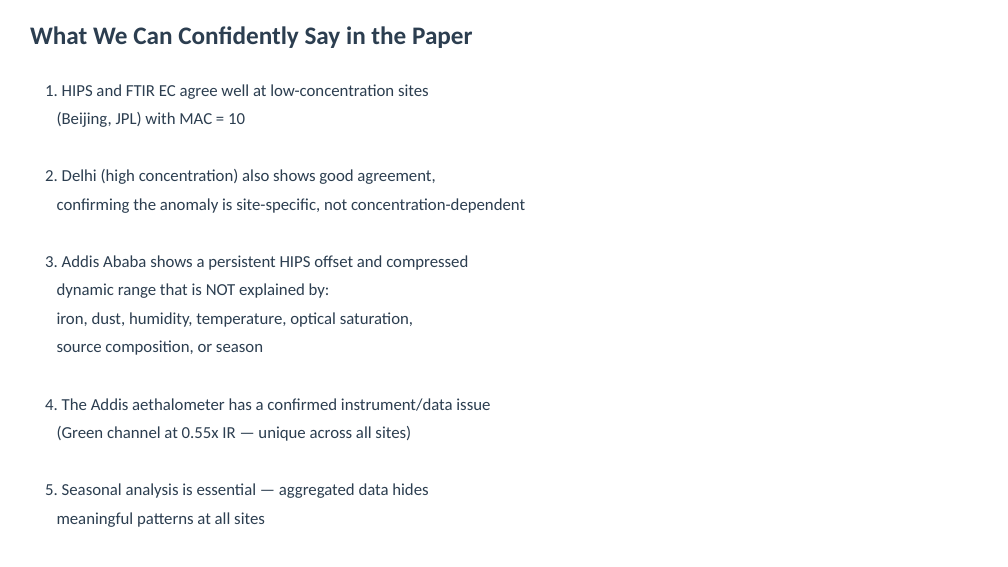
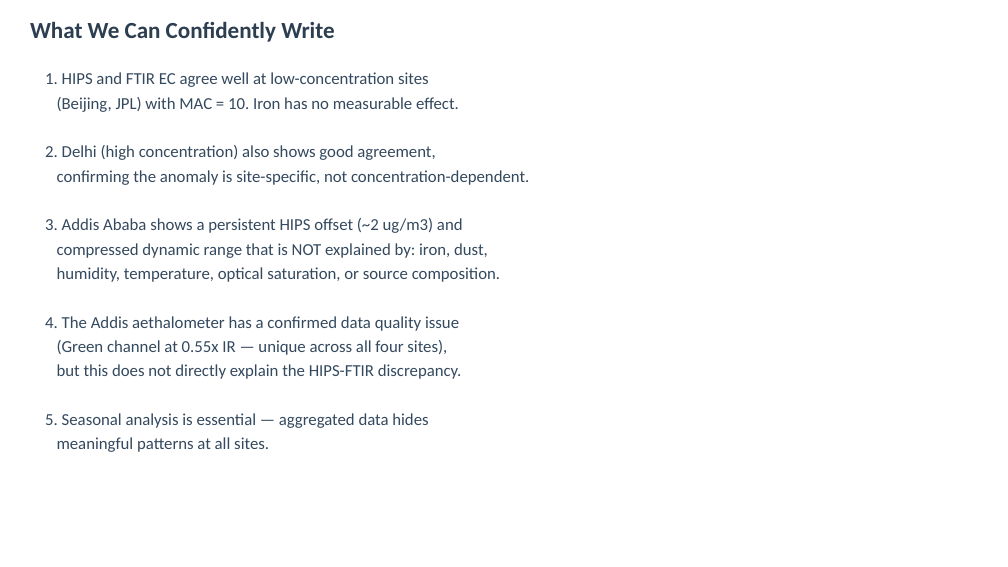
Before and after one commit to ahzs645/aethmodular, a slide deck: slide 11 of research/ftir_hips_chem/output/state_of_knowledge_presentation.pptx (slide 10 before the commit). Drawn at 1008x567 pixels with LibreOffice and Linux fonts; fonts in the diff are those of the drawing. Boxes give left, top, right and bottom in pixels: in the first picture for what was removed or moved away, otherwise in the second. Text is boxed around its words. In the diff, an @@ line names an element or a change of style, - is before the commit and + after.

```diff
--- a/research/ftir_hips_chem/output/state_of_knowledge_presentation.pptx
+++ b/research/ftir_hips_chem/output/state_of_knowledge_presentation.pptx
@@ text at (30, 21, 334, 42): text changed; size 24 to 22 pt @@
-What We Can Confidently Say in the Paper
+What We Can Confidently Write
@@ text "1. HIPS and FTIR EC ...": place and size @@
-text "1. HIPS and FTIR EC ..." at (45, 84, 525, 527)
+text "1. HIPS and FTIR EC ..." at (45, 72, 529, 452)
@@ text at (45, 72, 435, 428): text colour #2C3E50 to #34495E in "1. HIPS and FTIR EC agree well ...", "2. Delhi (high concentration) also shows good ...", "5. Seasonal analysis is essential — aggregated ..."; less space between paragraphs @@
@@ text at (57, 97, 459, 112): text changed; text colour #2C3E50 to #34495E @@
-(Beijing, JPL) with MAC = 10
+(Beijing, JPL) with MAC = 10. Iron has no measurable effect.
@@ text at (45, 170, 529, 379): text changed; text colour #2C3E50 to #34495E @@
-confirming the anomaly is site-specific, not concentration-dependent
-3. Addis Ababa shows a persistent HIPS offset and compressed
-dynamic range that is NOT explained by:
-iron, dust, humidity, temperature, optical saturation,
-source composition, or season
-4. The Addis aethalometer has a confirmed instrument/data issue
-(Green channel at 0.55x IR — unique across all sites)
+confirming the anomaly is site-specific, not concentration-dependent.
+3. Addis Ababa shows a persistent HIPS offset (~2 ug/m3) and
+compressed dynamic range that is NOT explained by: iron, dust,
+humidity, temperature, optical saturation, or source composition.
+4. The Addis aethalometer has a confirmed data quality issue
+(Green channel at 0.55x IR — unique across all four sites),
+but this does not directly explain the HIPS-FTIR discrepancy.
@@ text at (57, 437, 269, 452): text changed; text colour #2C3E50 to #34495E @@
-meaningful patterns at all sites
+meaningful patterns at all sites.
```
Also in this commit, not shown: 9 other slides changed, 2 slides added, 1 slide removed, 1 other file.
